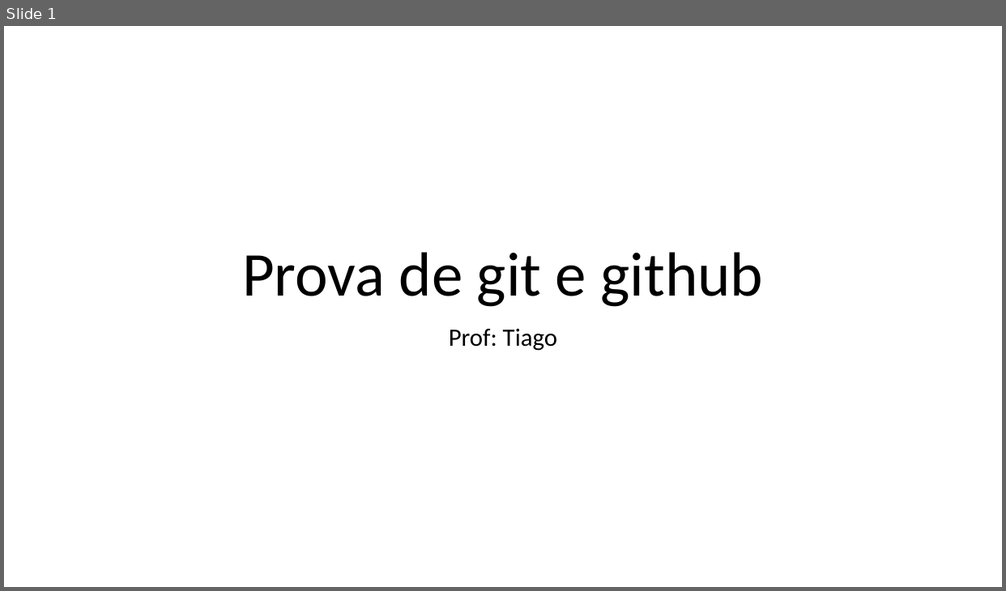
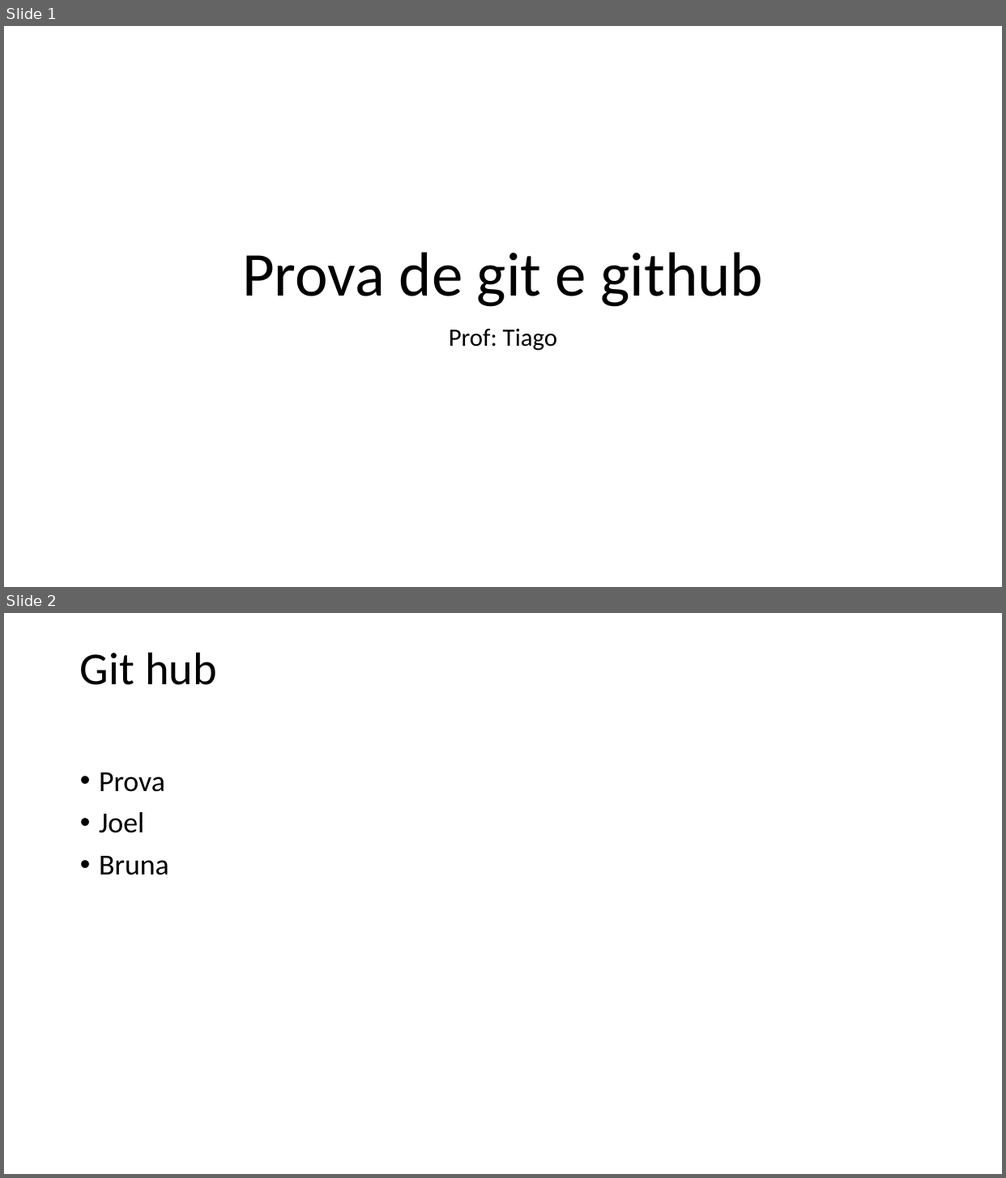
Before and after one commit to joelbrasil/prova, a slide deck: powerpoint.pptx. Shown one above the other, each under a label of ours: slide 1 before the commit, slides 1 and 2 after it. The pictures are 1006x591 and 1006x1178 pixels, drawn with LibreOffice and Linux fonts; fonts in the diff are those of the drawing. Boxes give left, top, right and bottom in pixels: in the first picture for what was removed or moved away, otherwise in the second. Text is boxed around its words. In the diff, an @@ line names an element or a change of style, - is before the commit and + after.

Commit message:
joel

```diff
--- a/powerpoint.pptx
+++ b/powerpoint.pptx
@@ slide 2 added at bbox=[4, 613, 1002, 1174], background #FFFFFF @@
@@ title added at bbox=[80, 652, 217, 685], 44 pt, text #000000 @@
+Git hub
@@ text added at bbox=[99, 773, 169, 875], 28 pt, text #000000 @@
+• Prova
+• Joel
+• Bruna
```
Also in this commit, not shown: 4 other files.
